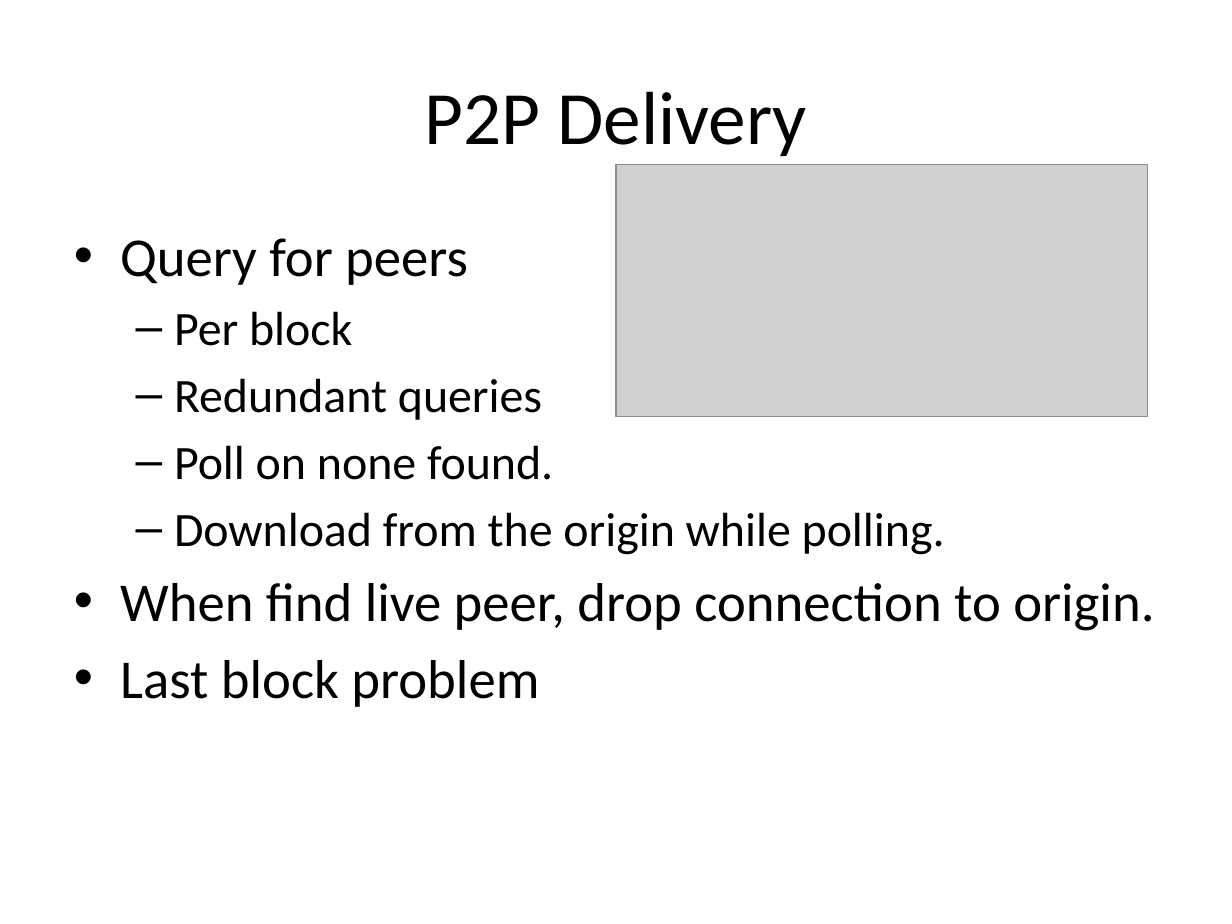
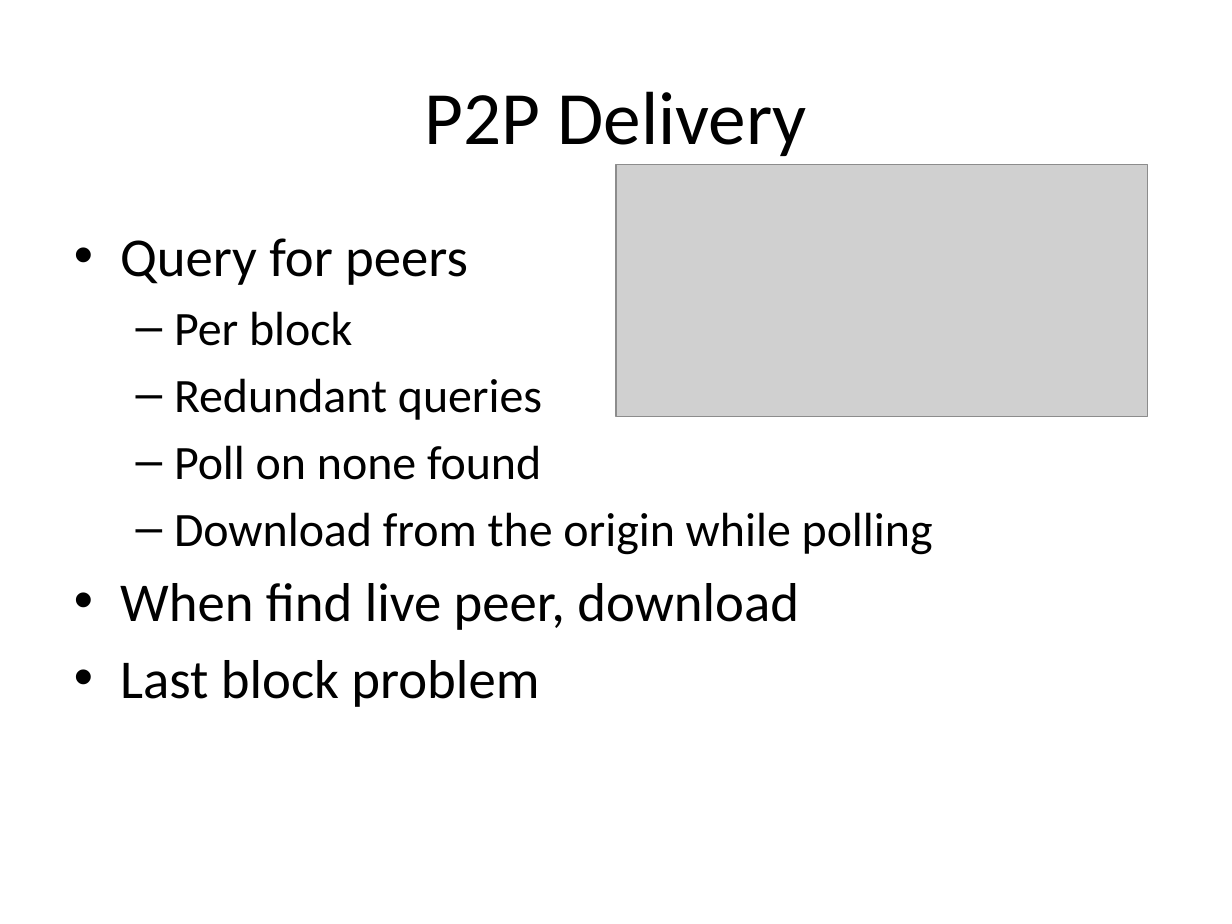
Before and after one commit to rdp/p2pwebclient, a slide deck: slide 15 of thesis_presentation/How to Make the Internet Faster.pptx. Drawn at 1232x924 pixels with LibreOffice and Linux fonts; fonts in the diff are those of the drawing; grey boxes stand for pictures. Boxes give left, top, right and bottom in pixels: in the first picture for what was removed or moved away, otherwise in the second. Text is boxed around its words. In the diff, an @@ line names an element or a change of style, - is before the commit and + after.

Commit message:
minor tweaks

```diff
--- a/thesis_presentation/How to Make the Internet Faster.pptx
+++ b/thesis_presentation/How to Make the Internet Faster.pptx
@@ text at (120,445,933,630): text changed @@
-  – Poll on none found.
-  – Download from the origin while polling.
-• When find live peer, drop connection to origin.
+  – Poll on none found
+  – Download from the origin while polling
+• When find live peer, download
```
Also in this commit, not shown: 4 other slides changed.
